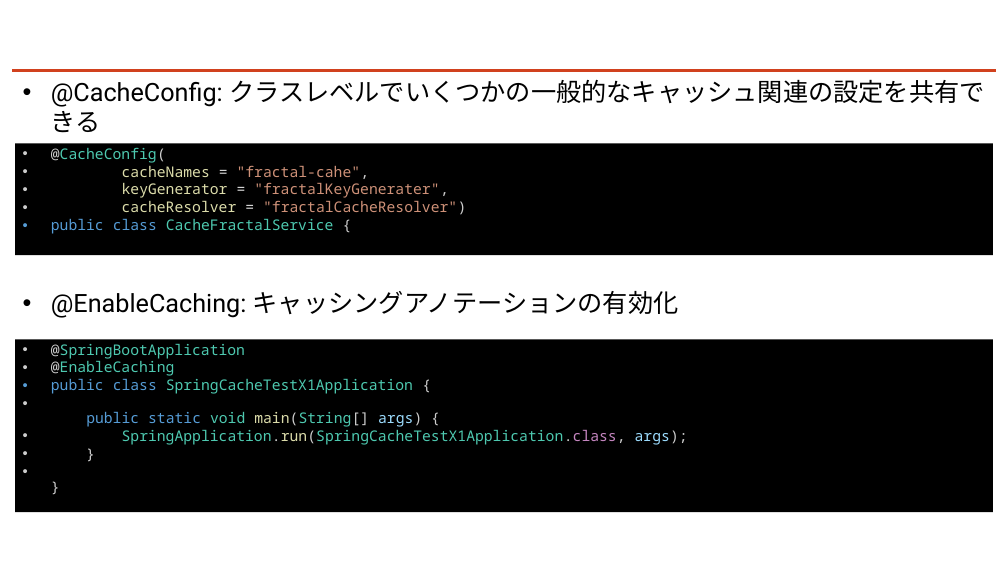
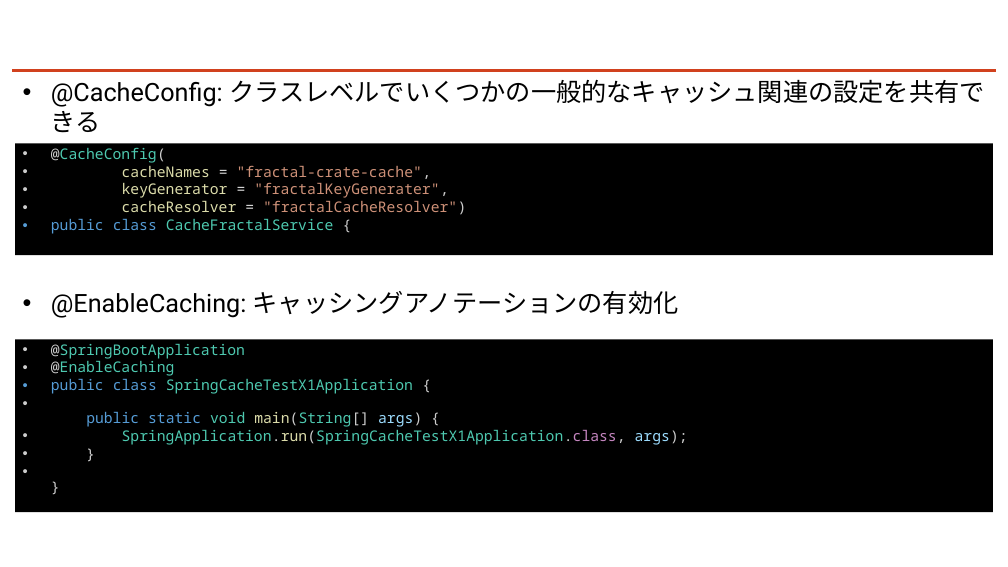
Before and after one commit to kohei-miyadai07/PresentationMaterials, a slide deck: slide 14 of 202504XX/Spring Cacheでパフォーマンスを向上させよう.pptx. Drawn at 1008x567 pixels with LibreOffice and Linux fonts; fonts in the diff are those of the drawing; background and template pictures are left out. Boxes give left, top, right and bottom in pixels: in the first picture for what was removed or moved away, otherwise in the second. Text is boxed around its words. In the diff, an @@ line names an element or a change of style, - is before the commit and + after.

```diff
--- a/202504XX/Spring Cacheでパフォーマンスを向上させよう.pptx
+++ b/202504XX/Spring Cacheでパフォーマンスを向上させよう.pptx
@@ text in rectangle at (122, 166, 432, 179): text changed @@
-• cacheNames = "fractal-cahe",
+• cacheNames = "fractal-crate-cache",
```
Also in this commit, not shown: 3 other slides changed, 1 other file.
